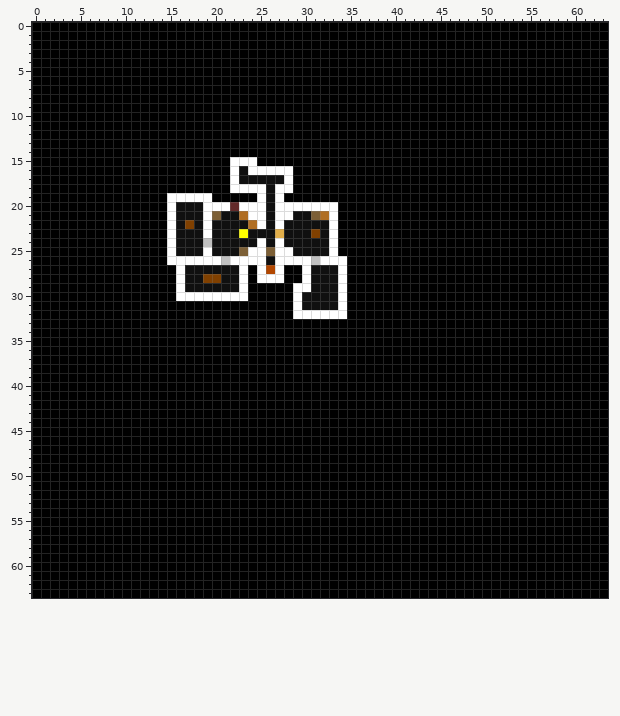
One commit to this pixel-art sprite: res/levels/pit.png. The first picture shows the starting point.
The file is 64x64 pixels.
The result:
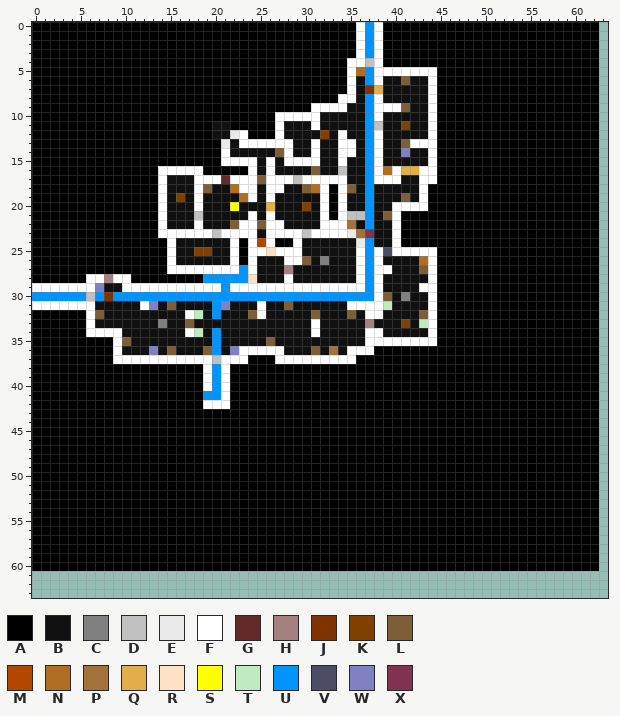
Palette (. is transparent): A #000000  B #101010  C #808080  D #c0c0c0  E #eaeaea  F #ffffff  G #632a2a  H #a48080  J #7f3300  K #804000  L #7c5f36  M #b24700  N #b06e23  P #a3723a  Q #e1ae4a  R #ffe1c4  S #ffff00  T #c0ebc0  U #0094ff  V #4c4c65  W #8080c4  X #7f334e
Edits made:
Changed rows in their new state; - is an unchanged pixel.
first column x 0:
 0 ------------------------------------FUF------------------------.
 1 ------------------------------------FUF------------------------.
 2 ------------------------------------FUF------------------------.
 3 ------------------------------------FUF------------------------.
 4 -----------------------------------FFDF------------------------.
 5 -----------------------------------FNUFFFFFFF------------------.
 6 -----------------------------------FBUFBBLBBF------------------.
 7 -----------------------------------FBJQBBBBBF------------------.
 8 ----------------------------------FFBUFBBBBBF------------------.
 9 -------------------------------FFFFBBUFFFLBBF------------------.
10 ---------------------------FFFFFBBBBBUFBBBBBF------------------.
11 --------------------BB-----FBBBFBBBBBUDBBKBBF------------------.
12 --------------------BBEF---FBBBBKBFBBUFBBBBBF------------------.
13 ---------------------EBFFFFFFBBFBBFFBUFBBLFFF------------------.
14 ---------------------FBBBBBLFBBFBBFFBUFBBWBBF------------------.
15 ---------------------F---BFBFFFFBBFBBUFBBBBBF------------------.
16 --------------FFFFF---AA-B-BBBBLBBDBBUFNFQQFF------------------.
17 --------------FBBBFFFG-FFLFF-DFFFFFBBUFFFBBFF------------------.
18 --------------FBBBFLBBN--BF-BBLNF-FLBUBBBBBF-------------------.
19 --------------FBKB-BBBBNFBFBBBBBF-FBBUBBBLBF-------------------.
20 --------------FB--FBBBSBBBQBBBKB-AFBBUBBFFFF-------------------.
21 --------------FB--DBB--B-BFBB--BFAFDDUBLF----------------------.
22 --------------FB-BFB--LFFLF-----F-FPBUBBF----------------------.
23 --------------F-FFF-DFFFF-FFFFDFF-FEPXBBF----------------------.
24 -------------------B--FAFMFAAF---BBBEUBBF----------------------.
25 ------------------KK--FA--R--F---BBBFUFVFFFFF------------------.
26 ----------------BBBBBB-A-B-B--LBCBBBFUFBBBBNF------------------.
27 ---------------F-FFFFFFUFBBBHBB---BBFUFFBBBLF------------------.
28 ------FFHFF-----AAAUUUUURBBBFBB---BBFUFBBBBBF------------------.
29 FFFFFFFWBBFFFFFF-FFFFUF-FFFFF--FFF-FFUFBBBBFF------------------.
30 UUUUUUDUJUUUUUUUUUUUUUUUUUUUUUUUUUUUUUFLBCBBF------------------.
31 FFFFFFFBBBBBFWBLBBBBUWBBBFBBLB----BFFFFTBBBBF------------------.
32 ------FLBBBBBBBBBFTBUBBBLFBBBBBLBBBLBFFBBBBLF------------------.
33 ------FBBBBBBBCBBLBBBBBBBBBBBBBFBBBBBHBBBKBTF------------------.
34 ------FFFFBBBBBBBFTBUBBBBBBBBBBFBBBBBFFBBBBBF------------------.
35 ---------FLBBBBBBBBBUBBBBBLBBBBBBBBBBFFFFFFFF------------------.
36 ---------FBBBWBLBBBLUBWFFFFFBBBLBPBFFF-------------------------.
37 ---------FFFFFFFFFFFDFFF---FFFFFFFFF---------------------------.
38 -------------------FUF-----------------------------------------.
39 -------------------FUF-----------------------------------------.
40 -------------------FUF-----------------------------------------.
41 -------------------UUF-----------------------------------------.
42 -------------------FFF-----------------------------------------.
43 ---------------------------------------------------------------.
44 ---------------------------------------------------------------.
45 ---------------------------------------------------------------.
46 ---------------------------------------------------------------.
47 ---------------------------------------------------------------.
48 ---------------------------------------------------------------.
49 ---------------------------------------------------------------.
50 ---------------------------------------------------------------.
51 ---------------------------------------------------------------.
52 ---------------------------------------------------------------.
53 ---------------------------------------------------------------.
54 ---------------------------------------------------------------.
55 ---------------------------------------------------------------.
56 ---------------------------------------------------------------.
57 ---------------------------------------------------------------.
58 ---------------------------------------------------------------.
59 ---------------------------------------------------------------.
60 ---------------------------------------------------------------.
61 ................................................................
62 ................................................................
63 ................................................................
Pixel boxes of the changes (left, top, right, bottom) in both pictures:
changed: (32, 22, 608, 598)
